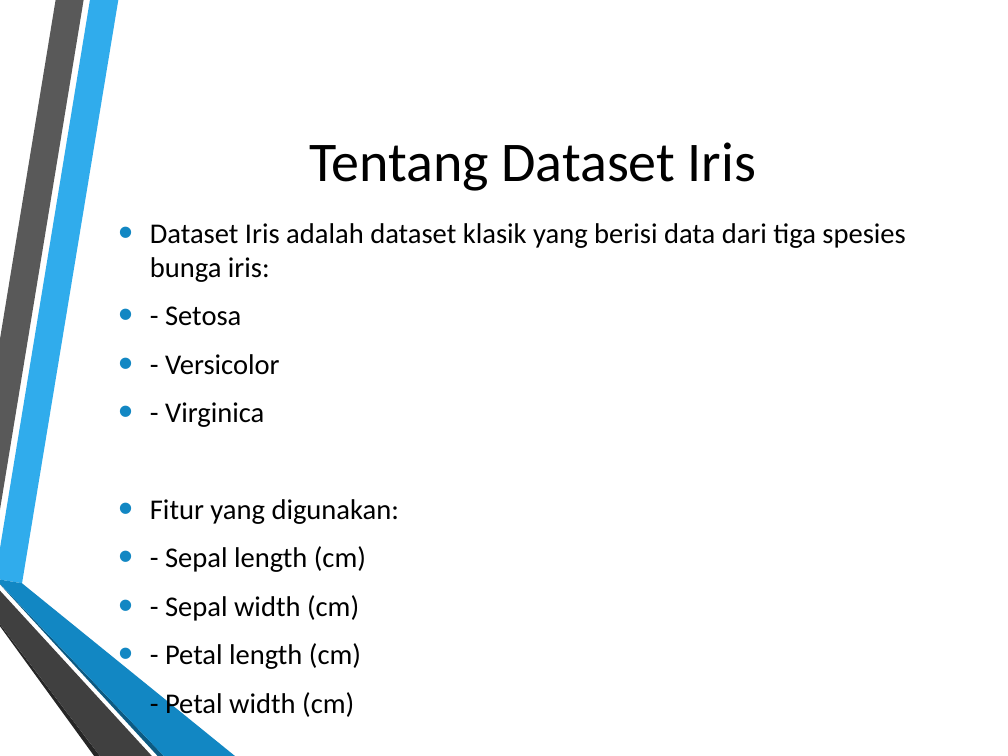
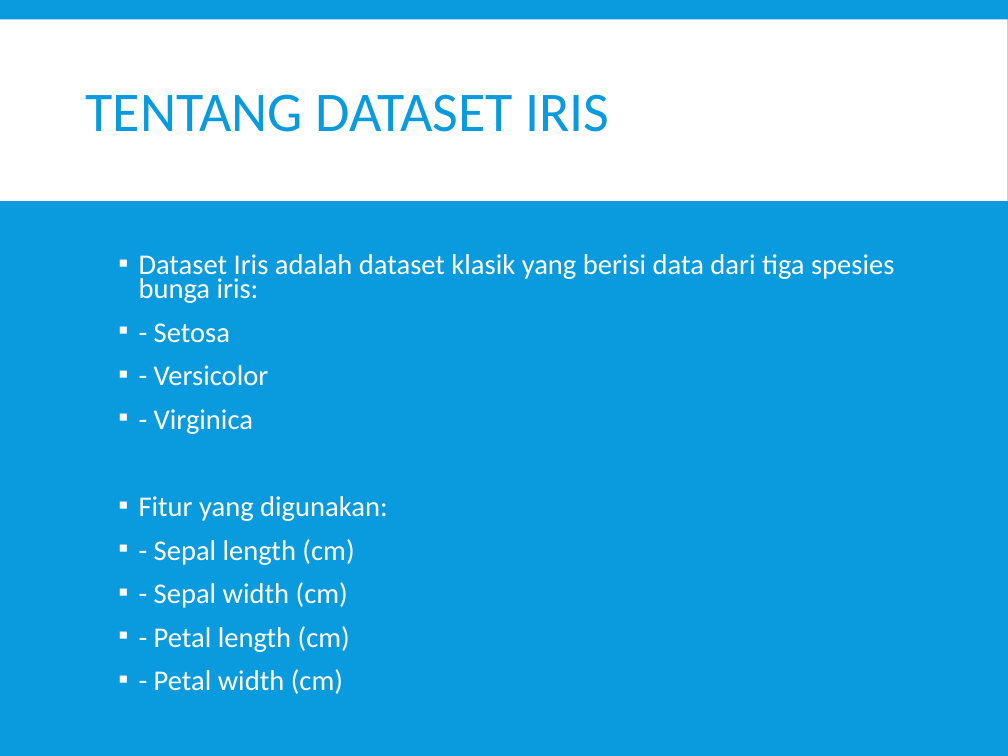
Before and after one commit to Adesartika33/Proyek-Analisis-Data-Dataset-Iris, a slide deck: slide 2 of Proyek_Analisis_Dataset_Iris_Ade Sartika Johanna Lumbantobing.pptx. Drawn at 1008x756 pixels with LibreOffice and Linux fonts; fonts in the diff are those of the drawing; background and template pictures are left out. Boxes give left, top, right and bottom in pixels: in the first picture for what was removed or moved away, otherwise in the second. Text is boxed around its words. In the diff, an @@ line names an element or a change of style, - is before the commit and + after.

```diff
--- a/Proyek_Analisis_Dataset_Iris_Ade Sartika Johanna Lumbantobing.pptx
+++ b/Proyek_Analisis_Dataset_Iris_Ade Sartika Johanna Lumbantobing.pptx
@@ background picture (left out) to #099BDD @@
@@ rectangle added at (0,19,1008,201), fill #FFFFFF @@
@@ title at (86,94,609,132): text changed; text colour #000000 to #099BDD @@
-Tentang Dataset Iris
+TENTANG DATASET IRIS
@@ text "Dataset Iris adalah dataset klasik ..." at (139,254,894,694): text colour #000000 to #FFFFFF; bullet • to ▪; line spacing 1 to 0.7; more space between paragraphs; bullet colour #1287C3 to #FFFFFF; vertical alignment middle to top @@
@@ group removed at (0,0,235,756): 6 freeform shapes @@
```
Also in this commit, not shown: 12 other slides changed, 2 slides added.
